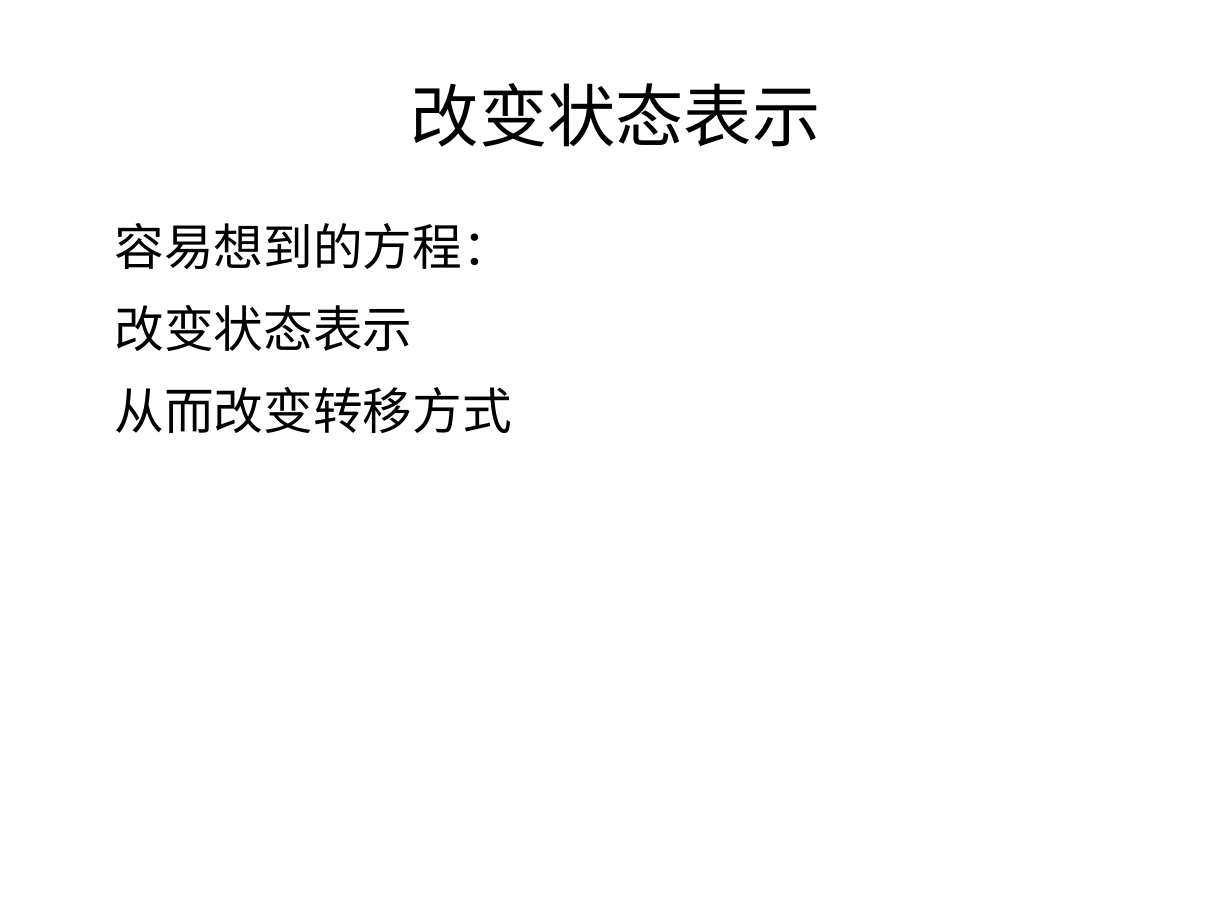
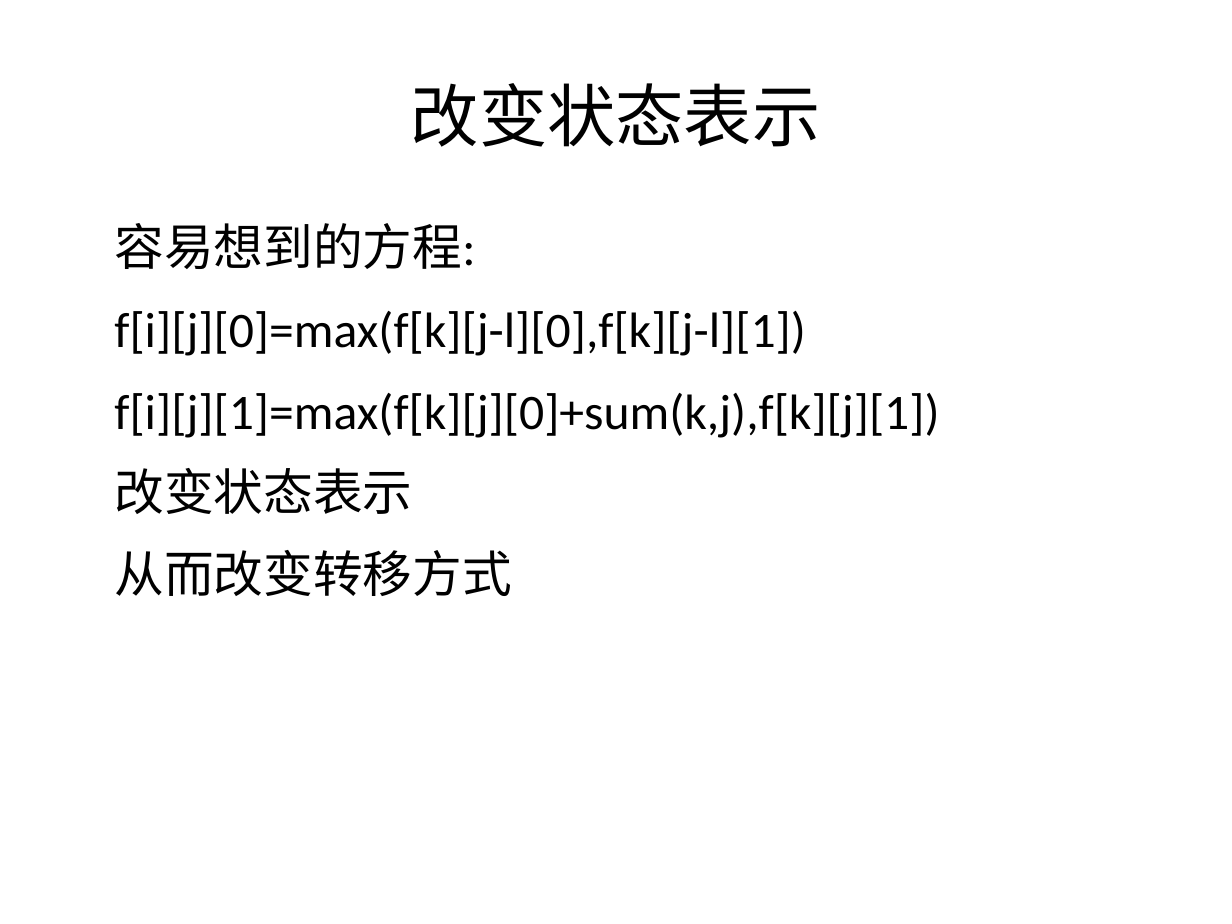
Before and after one commit to mfs6174/mfs6174-ACM, a slide deck: slide 12 of dpppt2.odp. Drawn at 1232x924 pixels with LibreOffice and Linux fonts; fonts in the diff are those of the drawing; background and template pictures are left out. Boxes give left, top, right and bottom in pixels: in the first picture for what was removed or moved away, otherwise in the second. Text is boxed around its words. In the diff, an @@ line names an element or a change of style, - is before the commit and + after.

```diff
--- a/dpppt2.odp
+++ b/dpppt2.odp
@@ text at (x1=114, y1=223, x2=939, y2=438): text changed @@
-● 容易想到的方程：
+● 容易想到的方程:
+● f[i][j][0]=max(f[k][j-l][0],f[k][j-l][1])
+● f[i][j][1]=max(f[k][j][0]+sum(k,j),f[k][j][1])
```
Also in this commit, not shown: 1 other slide changed, 1 slide added, 1 other file.
